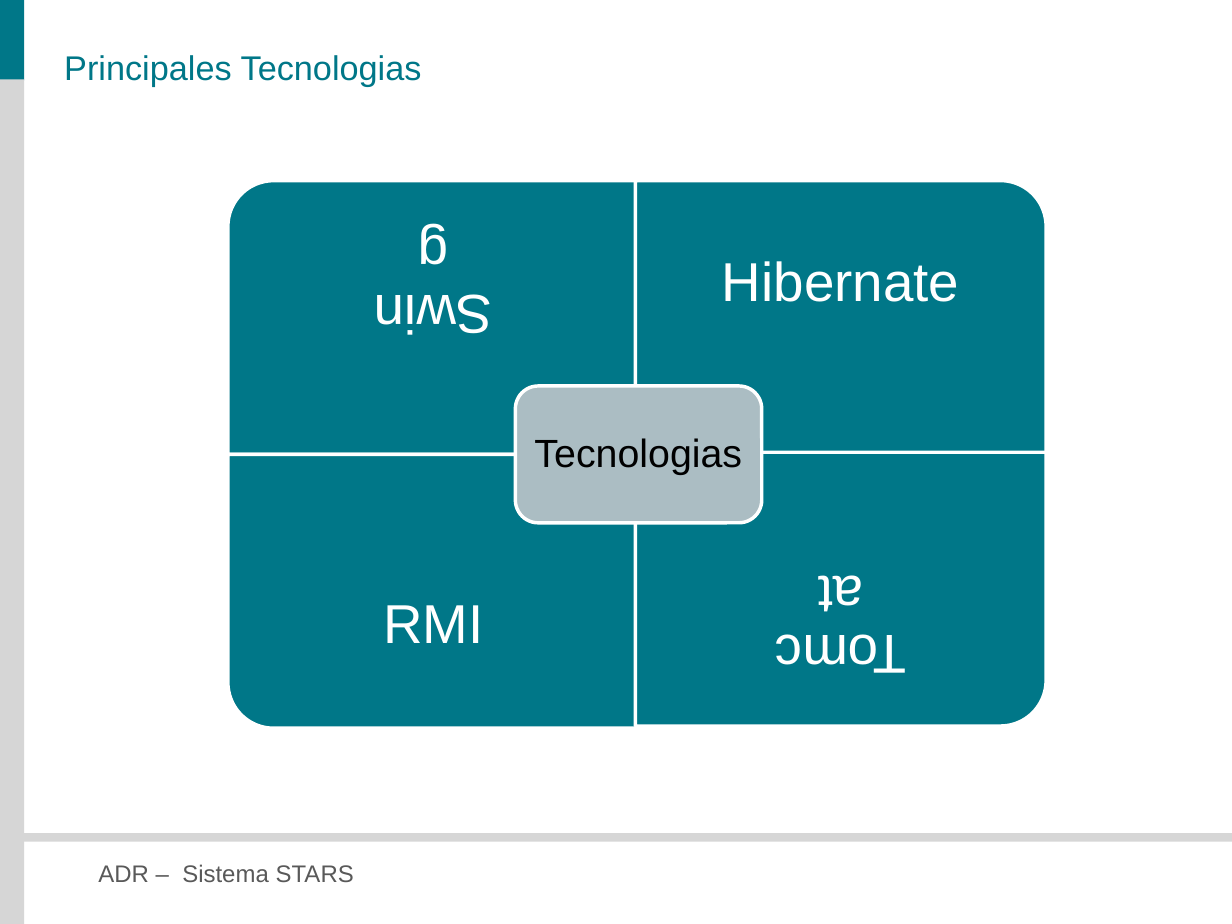
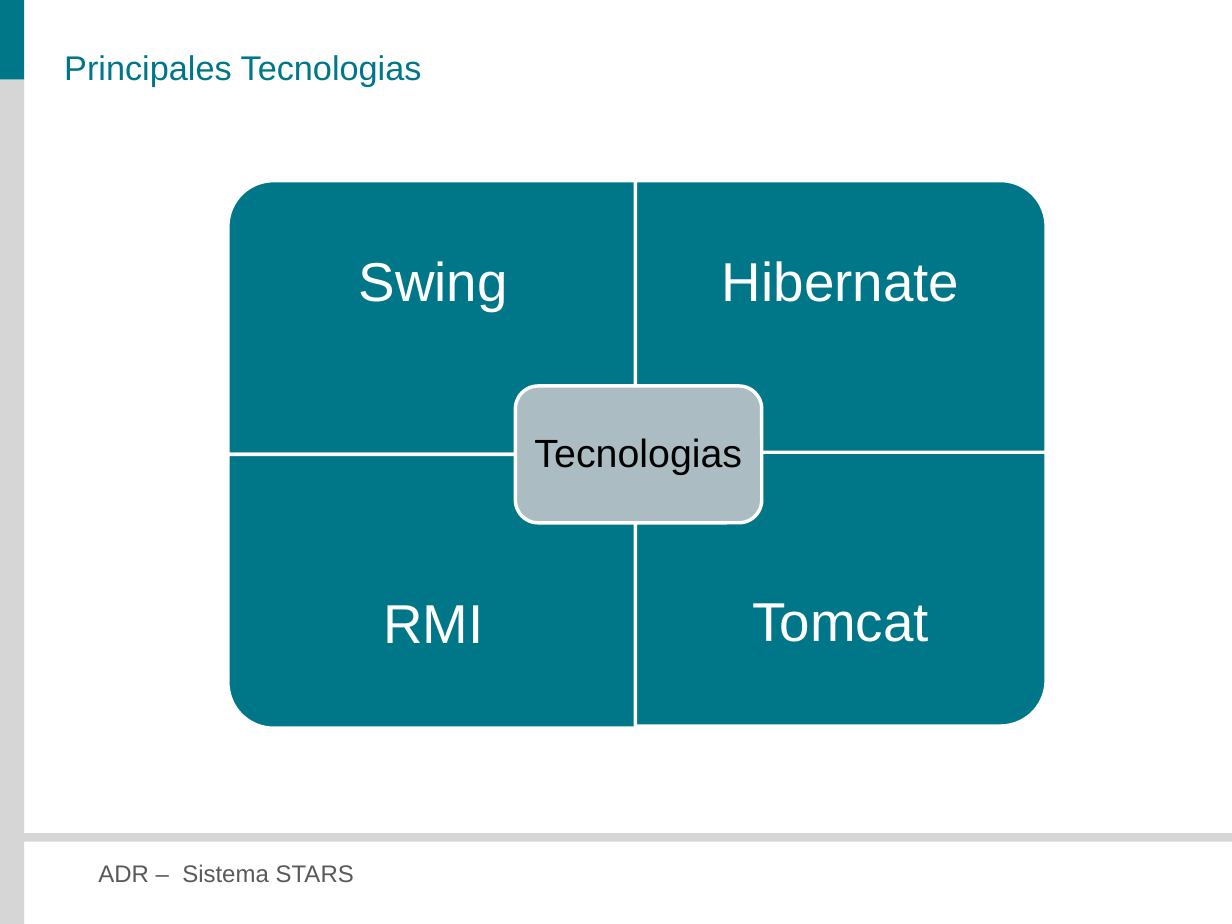
Before and after one commit to veritoreinoso/adr-2010, a slide deck: slide 6 of Presentacion.pptx. Drawn at 1232x924 pixels with LibreOffice and Linux fonts; fonts in the diff are those of the drawing. Boxes give left, top, right and bottom in pixels: in the first picture for what was removed or moved away, otherwise in the second. Text is boxed around its words. In the diff, an @@ line names an element or a change of style, - is before the commit and + after.

```diff
--- a/Presentacion.pptx
+++ b/Presentacion.pptx
@@ text "Swing": place and size @@
-text "Swing" at <box>330,78,536,488</box>
+text "Swing" at <box>359,261,508,311</box>
@@ text "Swing" at <box>359,261,508,311</box>: rotation 180 to 0 degrees @@
@@ text "Tomcat" at <box>752,603,928,642</box>: rotation 180 to 0 degrees @@
@@ text "Tomcat": place and size @@
-text "Tomcat" at <box>738,418,944,828</box>
+text "Tomcat" at <box>752,603,928,642</box>
```
Also in this commit, not shown: 13 other slides changed, 1 other file.
